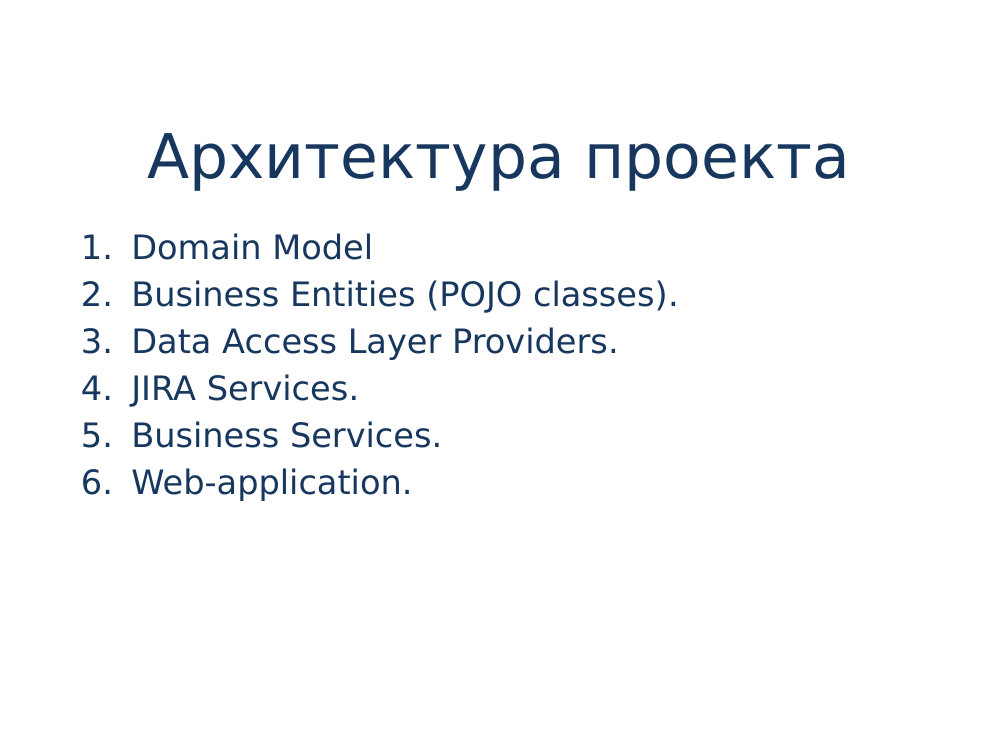
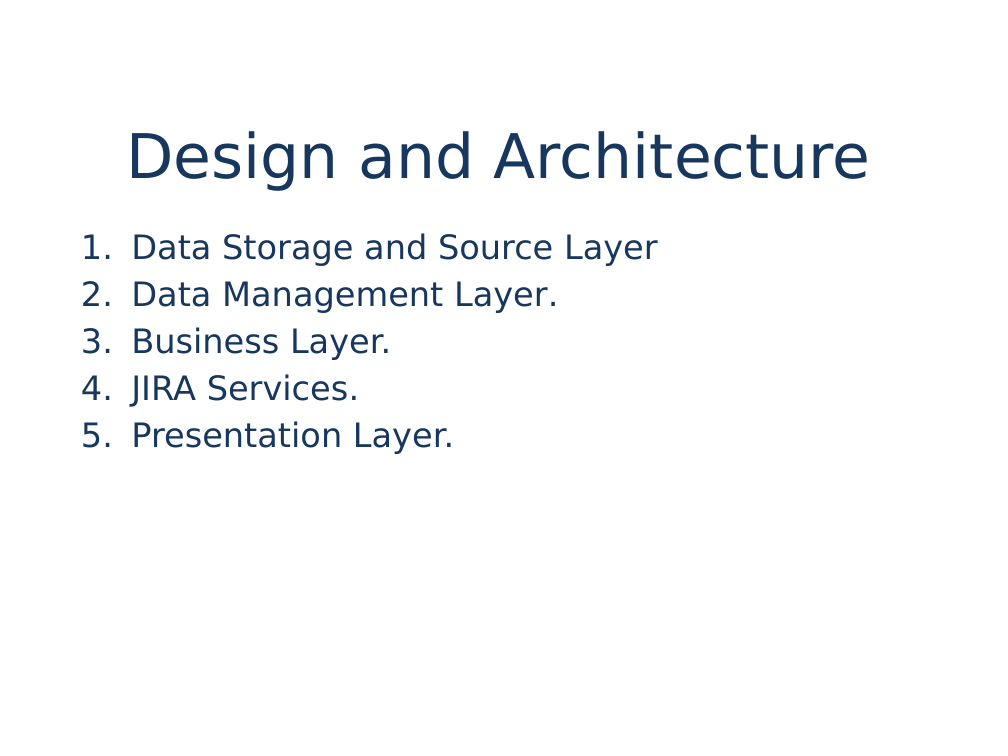
Before and after one commit to chursin-andrey/project-jastt, a slide deck: slide 3 of presentation/jastt.pptx. Drawn at 1008x756 pixels with LibreOffice and Linux fonts; fonts in the diff are those of the drawing; background and template pictures are left out. Boxes give left, top, right and bottom in pixels: in the first picture for what was removed or moved away, otherwise in the second. Text is boxed around its words. In the diff, an @@ line names an element or a change of style, - is before the commit and + after.

Commit message:
Presentation slides headers were changed. Structure for design and architecture slide was edited. New worklog report example was added.

```diff
--- a/presentation/jastt.pptx
+++ b/presentation/jastt.pptx
@@ title at (127, 131, 871, 191): text changed @@
-Архитектура проекта
+Design and Architecture
@@ subtitle at (131, 233, 658, 360): text changed @@
-1. Domain Model
-2. Business Entities (POJO classes).
-3. Data Access Layer Providers.
+1. Data Storage and Source Layer
+2. Data Management Layer.
+3. Business Layer.
@@ subtitle at (131, 421, 454, 454): text changed @@
-5. Business Services.
-6. Web-application.
+5. Presentation Layer.
```
Also in this commit, not shown: 5 other slides changed, 1 slide added, 1 slide removed, 5 other files.
